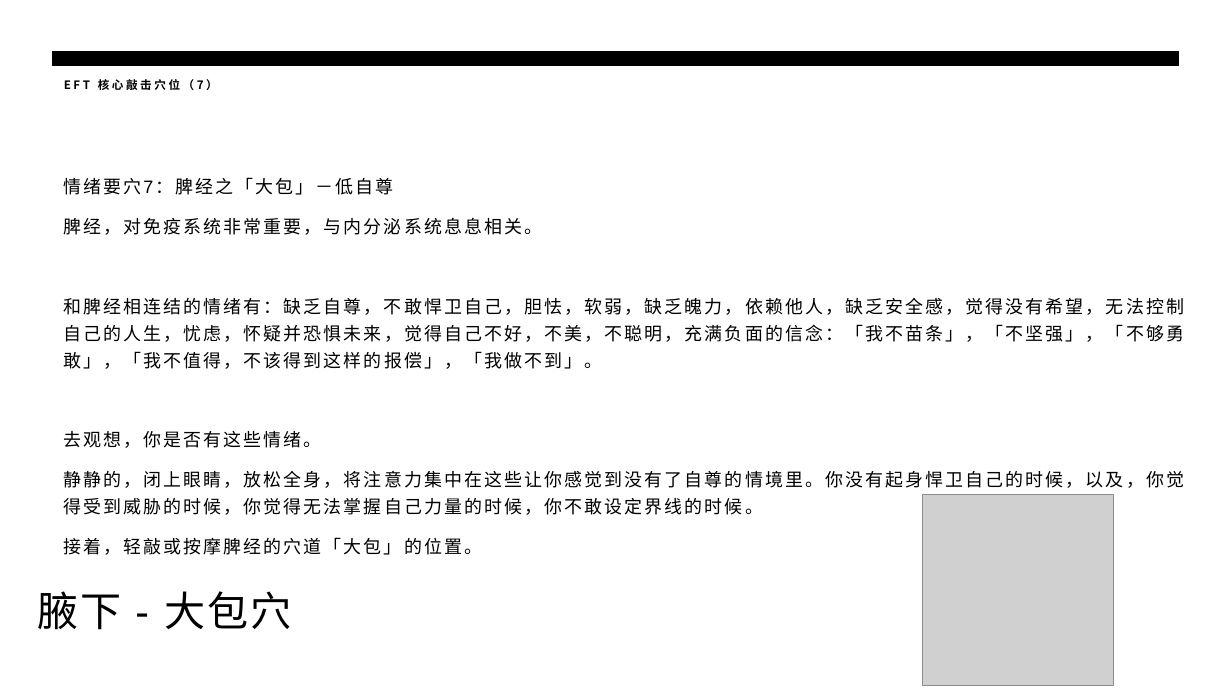
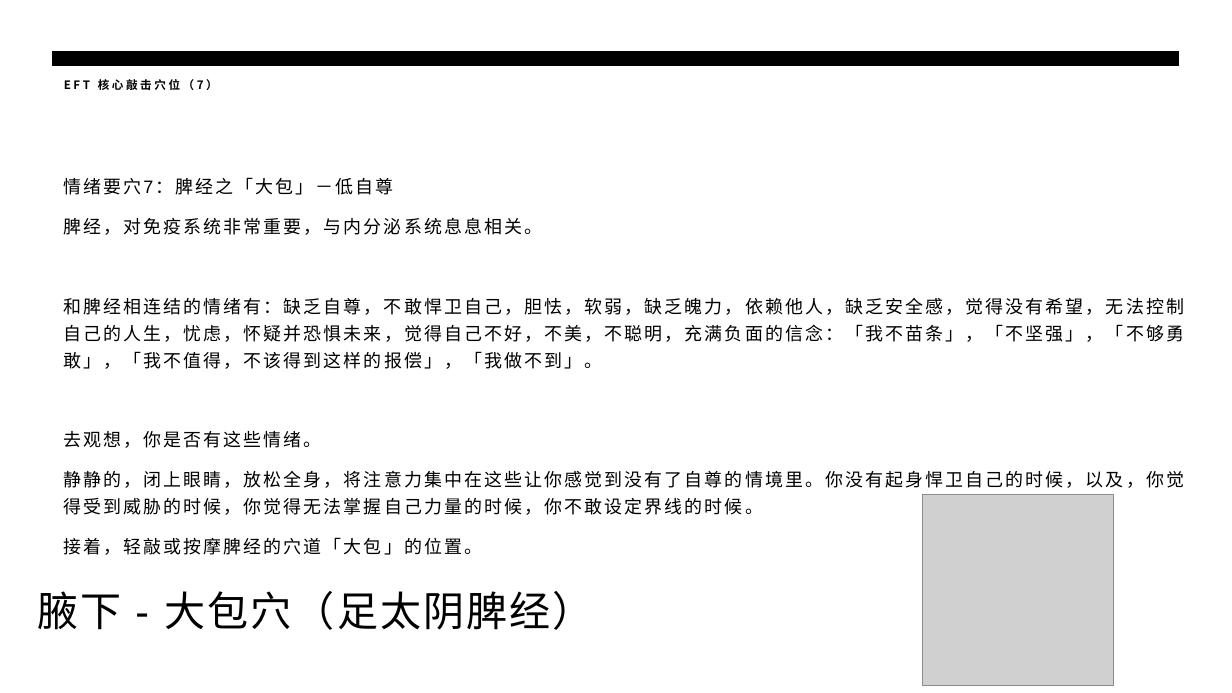
Before and after one commit to panxibei/writing, a slide deck: slide 24 of 44_心理学/28_浥尘伙伴社团原创：音乐治疗/PPT/浥尘伙伴社团原创：情绪释放疗法（EFT）心理训练.pptx (slide 21 before the commit). Drawn at 1232x693 pixels with LibreOffice and Linux fonts; fonts in the diff are those of the drawing; grey boxes stand for pictures. Boxes give left, top, right and bottom in pixels: in the first picture for what was removed or moved away, otherwise in the second. Text is boxed around its words. In the diff, an @@ line names an element or a change of style, - is before the commit and + after.

```diff
--- a/44_心理学/28_浥尘伙伴社团原创：音乐治疗/PPT/浥尘伙伴社团原创：情绪释放疗法（EFT）心理训练.pptx
+++ b/44_心理学/28_浥尘伙伴社团原创：音乐治疗/PPT/浥尘伙伴社团原创：情绪释放疗法（EFT）心理训练.pptx
@@ text at (x1=38, y1=591, x2=593, y2=630): text changed @@
-腋下 - 大包穴
+腋下 - 大包穴（足太阴脾经）
```
Also in this commit, not shown: 11 other slides changed, 4 slides added, 1 other file.
